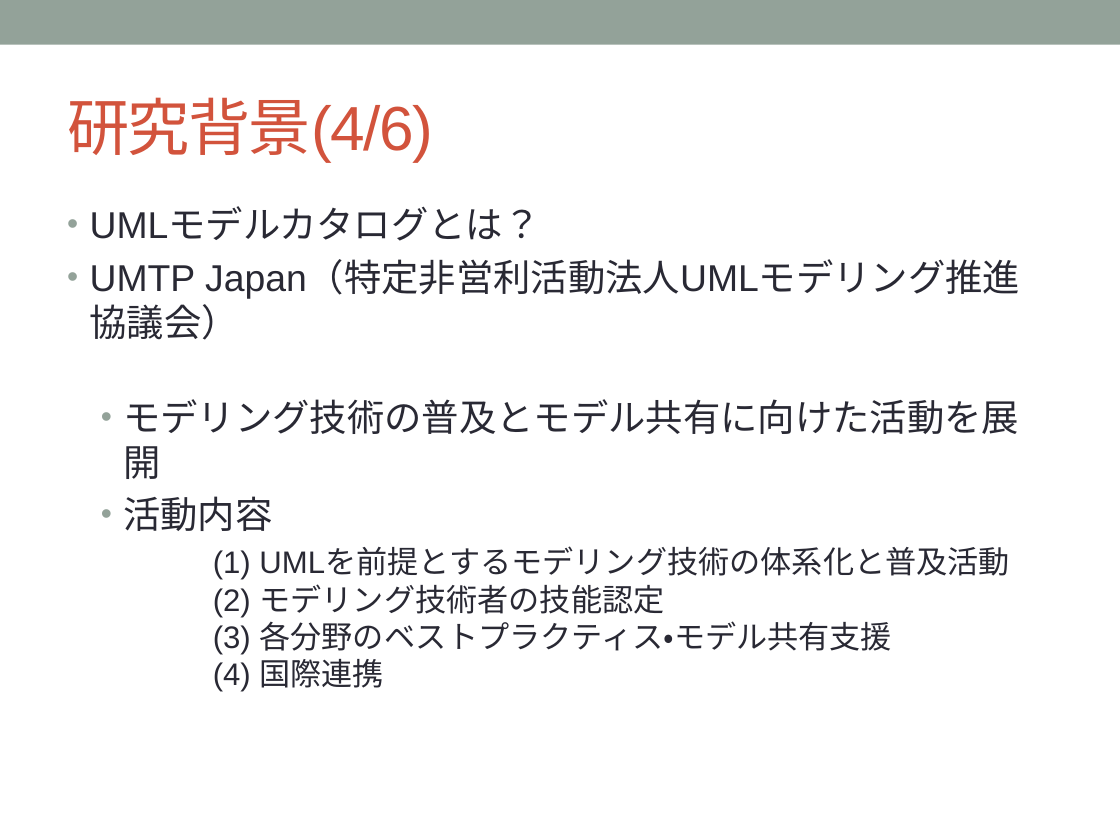
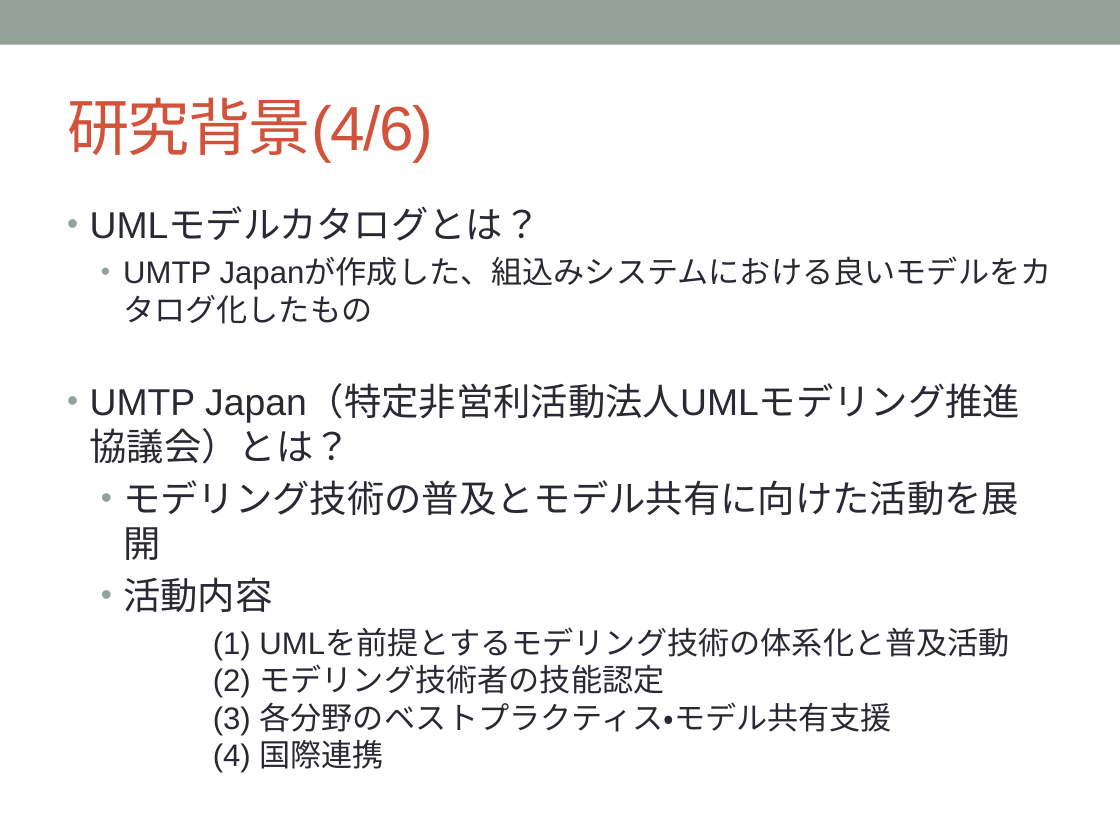
Before and after one commit to YutaNiimura/leJOS-OSEK, a slide deck: slide 6 of 中間発表関連/5I25新村祐太 中間発表スライドver0.1.pptx. Drawn at 1120x840 pixels with LibreOffice and Linux fonts; fonts in the diff are those of the drawing. Boxes give left, top, right and bottom in pixels: in the first picture for what was removed or moved away, otherwise in the second. Text is boxed around its words. In the diff, an @@ line names an element or a change of style, - is before the commit and + after.

```diff
--- a/中間発表関連/5I25新村祐太 中間発表スライドver0.1.pptx
+++ b/中間発表関連/5I25新村祐太 中間発表スライドver0.1.pptx
@@ text at bbox=[90, 259, 1052, 464]: text changed; size 24 to 20 pt @@
-• UMTP Japan（特定非営利活動法人UMLモデリング推進協議会）
+  • UMTP Japanが作成した、組込みシステムにおける良いモデルをカタログ化したもの
+• UMTP Japan（特定非営利活動法人UMLモデリング推進協議会）とは？
```
Also in this commit, not shown: 8 other slides changed, 1 slide added.
